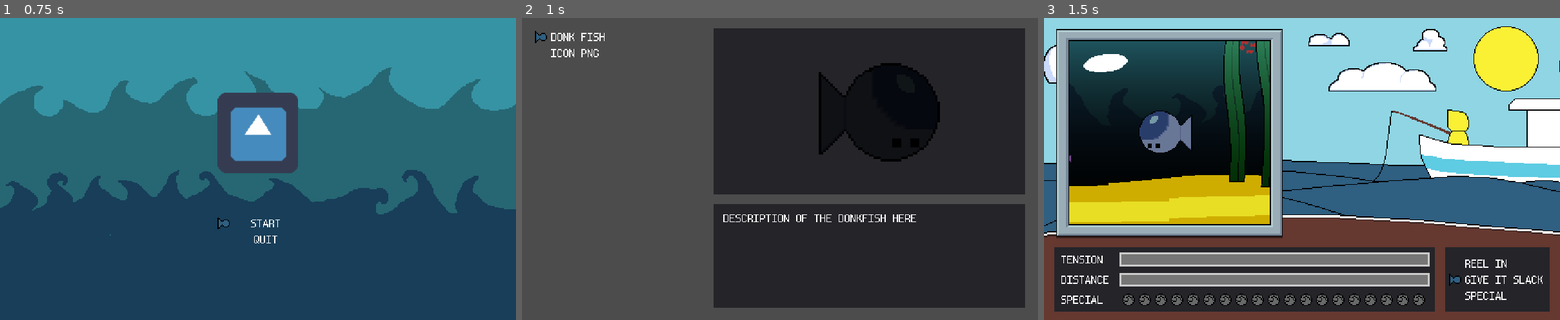
Above: before the commit, frames 1-3 (left to right).
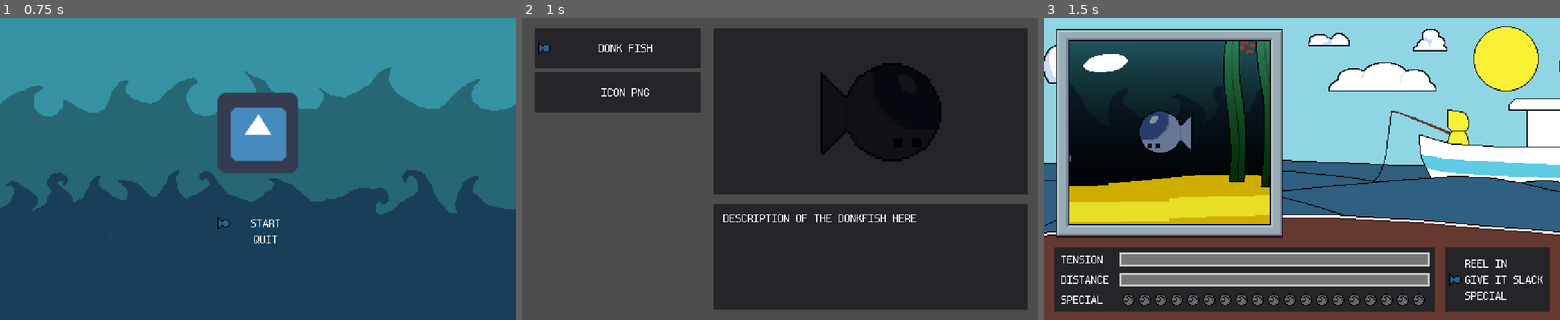
Above: after the commit, the same moments.

Repository: TateKennington/Battle-Fish-Saga
Game: Godot game, scene res://GUI/MainMenu.tscn
The game is run twice, just before and just after one commit, with the same random seed, the same clock (stepped at 60 frames per second) and the same inputs. The engine's default icon, where the game draws it, is replaced by a stand-in: a white triangle on a blue panel in a dark square.
Inputs:
- Up to frame 1 (0.75 s): tap Enter at 0.5 s; hold Up from 0.53 s (still down)
- Up to frame 2 (1 s): keep holding Up; tap Space at 0.77 s
- Up to frame 3 (1.5 s): tap Space at 1.25 s; release Up at 1.28 s; hold Down from 1.28 s (still down)

Frame 1 is identical in both runs. In frame 2, 9.7% of the frame differs, in the area x 2-98%, y 3-97%; in frame 3, nothing differs.

Commit message:
Add custom menu items for level select

Diff:
--- a/GUI/BattleGUI.gd
+++ b/GUI/BattleGUI.gd
@@ -41,7 +41,7 @@
 func update_menu():
 	menu.clear();
 	for move in moves_list[current_menu]:
-		menu.add_move(move.move_name)
+		menu.add_item(move.move_name)
 
 func set_tension(tension: float):
 	tension_bar.set_value(tension)
--- /dev/null
+++ b/GUI/Components/MenuTile/MenuTile.gd
@@ -0,0 +1,35 @@
+tool
+extends Panel
+
+class_name MenuTile
+
+export(String) var text = 'Text' setget set_text
+export(bool) var expand = false setget set_expand
+
+onready var indicator: TextureRect = $MenuItem/Container/Indicator;
+
+func set_text(new_text: String):
+	text = new_text;
+	var label = get_node_or_null('MenuItem/Label');
+	if label:
+		label.text = text.to_lower();
+
+func set_expand(new_expand: bool):
+	expand = new_expand;
+	var label = get_node_or_null('MenuItem/Label');
+	if expand && label:
+		$MenuItem/Label.size_flags_horizontal = $MenuItem/Label.size_flags_horizontal | SIZE_EXPAND
+	elif label:
+		$MenuItem/Label.size_flags_horizontal = $MenuItem/Label.size_flags_horizontal & ~SIZE_EXPAND
+
+func activate():
+	indicator.show();
+
+func deactivate():
+	indicator.hide();
+
+func hide():
+	visible = false;
+
+func show():
+	visible = true;
--- /dev/null
+++ b/GUI/Components/MenuTile/MenuTile.tscn
@@ -0,0 +1,53 @@
+[gd_scene load_steps=4 format=2]
+
+[ext_resource path="res://font.tres" type="BitmapFont" id=1]
+[ext_resource path="res://GUI/Components/MenuItem/Indicator.png" type="Texture" id=2]
+[ext_resource path="res://GUI/Components/MenuTile/MenuTile.gd" type="Script" id=3]
+
+[node name="MenuTile" type="Panel"]
+margin_right = 160.0
+margin_bottom = 40.0
+rect_min_size = Vector2( 160, 40 )
+script = ExtResource( 3 )
+__meta__ = {
+"_edit_use_anchors_": false
+}
+
+[node name="MenuItem" type="HBoxContainer" parent="."]
+anchor_right = 1.0
+anchor_bottom = 1.0
+margin_left = 3.0
+margin_top = 3.0
+margin_right = -3.0
+margin_bottom = -3.0
+__meta__ = {
+"_edit_use_anchors_": false
+}
+
+[node name="Container" type="Control" parent="MenuItem"]
+margin_right = 12.0
+margin_bottom = 34.0
+rect_min_size = Vector2( 12, 12 )
+
+[node name="Indicator" type="TextureRect" parent="MenuItem/Container"]
+anchor_right = 1.0
+anchor_bottom = 1.0
+rect_min_size = Vector2( 12, 12 )
+texture = ExtResource( 2 )
+stretch_mode = 4
+__meta__ = {
+"_edit_use_anchors_": false
+}
+
+[node name="Label" type="Label" parent="MenuItem"]
+margin_left = 16.0
+margin_top = 13.0
+margin_right = 154.0
+margin_bottom = 21.0
+size_flags_horizontal = 3
+custom_fonts/font = ExtResource( 1 )
+text = "text"
+align = 1
+__meta__ = {
+"_edit_use_anchors_": false
+}
--- a/GUI/LevelSelect.gd
+++ b/GUI/LevelSelect.gd
@@ -6,7 +6,7 @@
 
 func _ready():
 	for level in levels:
-		menu.add_move(level.name)
+		menu.add_item(level.name, true)
 
 
 func _on_Menu_selected(index):
--- a/GUI/LevelSelect.tscn
+++ b/GUI/LevelSelect.tscn
@@ -7,6 +7,7 @@
 [ext_resource path="res://GUI/LevelSelect.gd" type="Script" id=5]
 [ext_resource path="res://icon.png" type="Texture" id=6]
 [ext_resource path="res://Enemy/DonkFish/DonkFish.tscn" type="PackedScene" id=7]
+[ext_resource path="res://GUI/Components/MenuTile/MenuTile.tscn" type="PackedScene" id=8]
 
 [sub_resource type="Resource" id=1]
 script = ExtResource( 2 )
@@ -34,16 +35,17 @@
 anchor_right = 1.0
 anchor_bottom = 1.0
 margin_left = 13.0
-margin_top = 13.0
+margin_top = 10.0
 margin_right = -335.0
 margin_bottom = -10.0
+menu_item = ExtResource( 8 )
 
 [node name="Preview" type="Panel" parent="."]
 anchor_right = 1.0
 anchor_bottom = 1.0
 margin_left = 190.0
 margin_top = 10.0
-margin_right = -13.0
+margin_right = -10.0
 margin_bottom = -125.0
 __meta__ = {
 "_edit_use_anchors_": false
@@ -69,8 +71,8 @@
 anchor_bottom = 1.0
 margin_left = 190.0
 margin_top = 185.0
-margin_right = -13.0
-margin_bottom = -12.0
+margin_right = -10.0
+margin_bottom = -10.0
 __meta__ = {
 "_edit_use_anchors_": false
 }
--- a/GUI/Menu.gd
+++ b/GUI/Menu.gd
@@ -6,8 +6,7 @@
 signal selected(index)
 signal hovered(index)
 
-onready var move_label = preload("res://GUI/Components/MenuItem/MenuItem.tscn");
-
+export(Resource) var menu_item = preload("res://GUI/Components/MenuItem/MenuItem.tscn");
 export var window: int = 3 setget set_window;
 
 var active: int = 0;
@@ -48,8 +47,8 @@
 			item.show();
 	items[active].activate();
 
-func add_move(name:String, expand = false):
-	var new_label: MenuItem = move_label.instance();
+func add_item(name:String, expand = false):
+	var new_label = menu_item.instance();
 	add_child(new_label);
 	new_label.text = name;
 	new_label.expand = expand;
--- a/project.godot
+++ b/project.godot
@@ -39,6 +39,11 @@
 "language": "GDScript",
 "path": "res://GUI/Components/MenuItem/MenuItem.gd"
 }, {
+"base": "Panel",
+"class": "MenuTile",
+"language": "GDScript",
+"path": "res://GUI/Components/MenuTile/MenuTile.gd"
+}, {
 "base": "Node2D",
 "class": "Player",
 "language": "GDScript",
@@ -61,6 +66,7 @@
 "Level": "",
 "Menu": "",
 "MenuItem": "",
+"MenuTile": "",
 "Player": "",
 "Special_Counter": "",
 "TensionBar": ""
Binary file added: GUI/Components/MenuTile/Indicator.aseprite
Binary file added: GUI/Components/MenuTile/Indicator.png
Not shown, added: GUI/Components/MenuTile/Indicator.png.import
Not shown: 1 places in GUI/LevelSelect.tscn that only renumber resources
